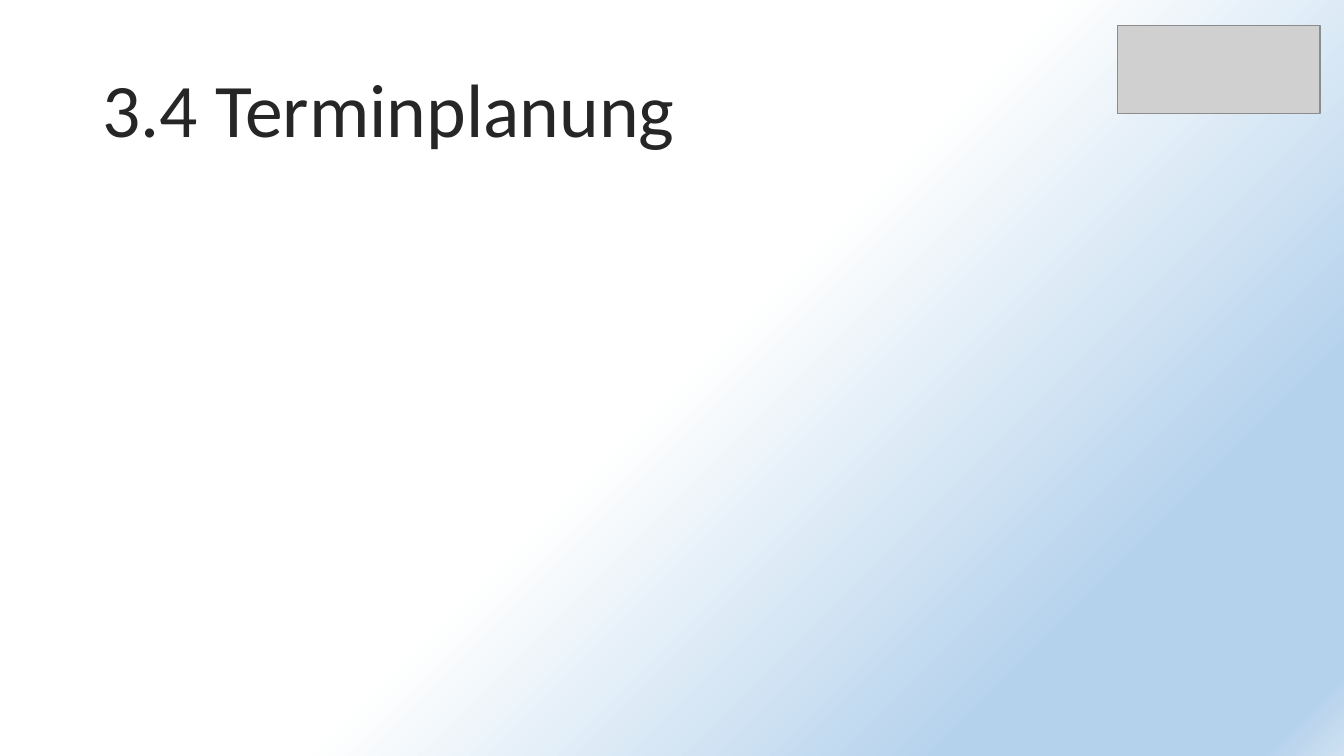
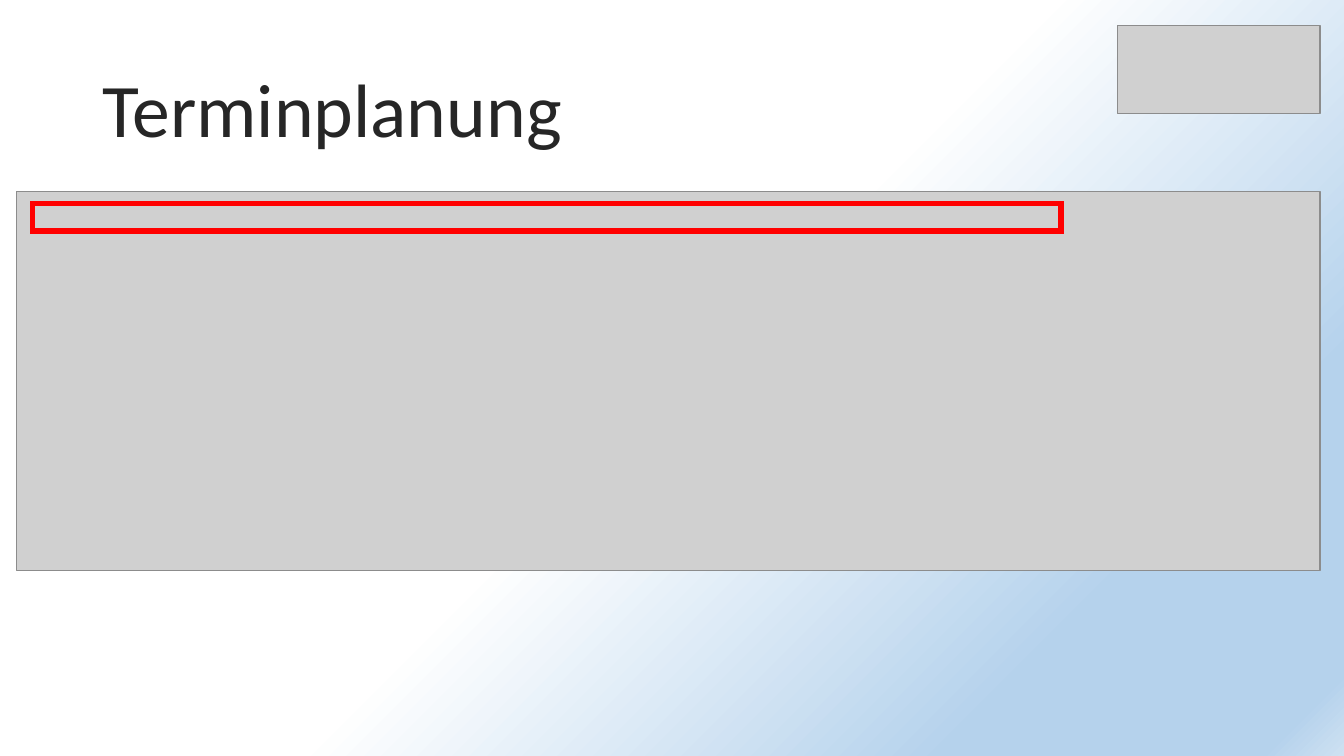
Before and after one commit to PapAnte/g2schoolproject, a slide deck: slide 29 of Projekt IT-Verwaltung.pptx (slide 14 before the commit). Drawn at 1344x756 pixels with LibreOffice and Linux fonts; fonts in the diff are those of the drawing; grey boxes stand for pictures. Boxes give left, top, right and bottom in pixels: in the first picture for what was removed or moved away, otherwise in the second. Text is boxed around its words. In the diff, an @@ line names an element or a change of style, - is before the commit and + after.

Commit message:
Präsentation

```diff
--- a/Projekt IT-Verwaltung.pptx
+++ b/Projekt IT-Verwaltung.pptx
@@ title at (x1=102, y1=84, x2=561, y2=150): text changed @@
-3.4 Terminplanung
+Terminplanung
@@ picture added at (x1=17, y1=192, x2=1321, y2=570) @@
@@ frame added at (x1=30, y1=202, x2=1063, y2=234), fill #FF0000, outline #FF0000 1 pt @@
```
Also in this commit, not shown: 6 other slides changed, 26 slides added, 21 slides removed.
